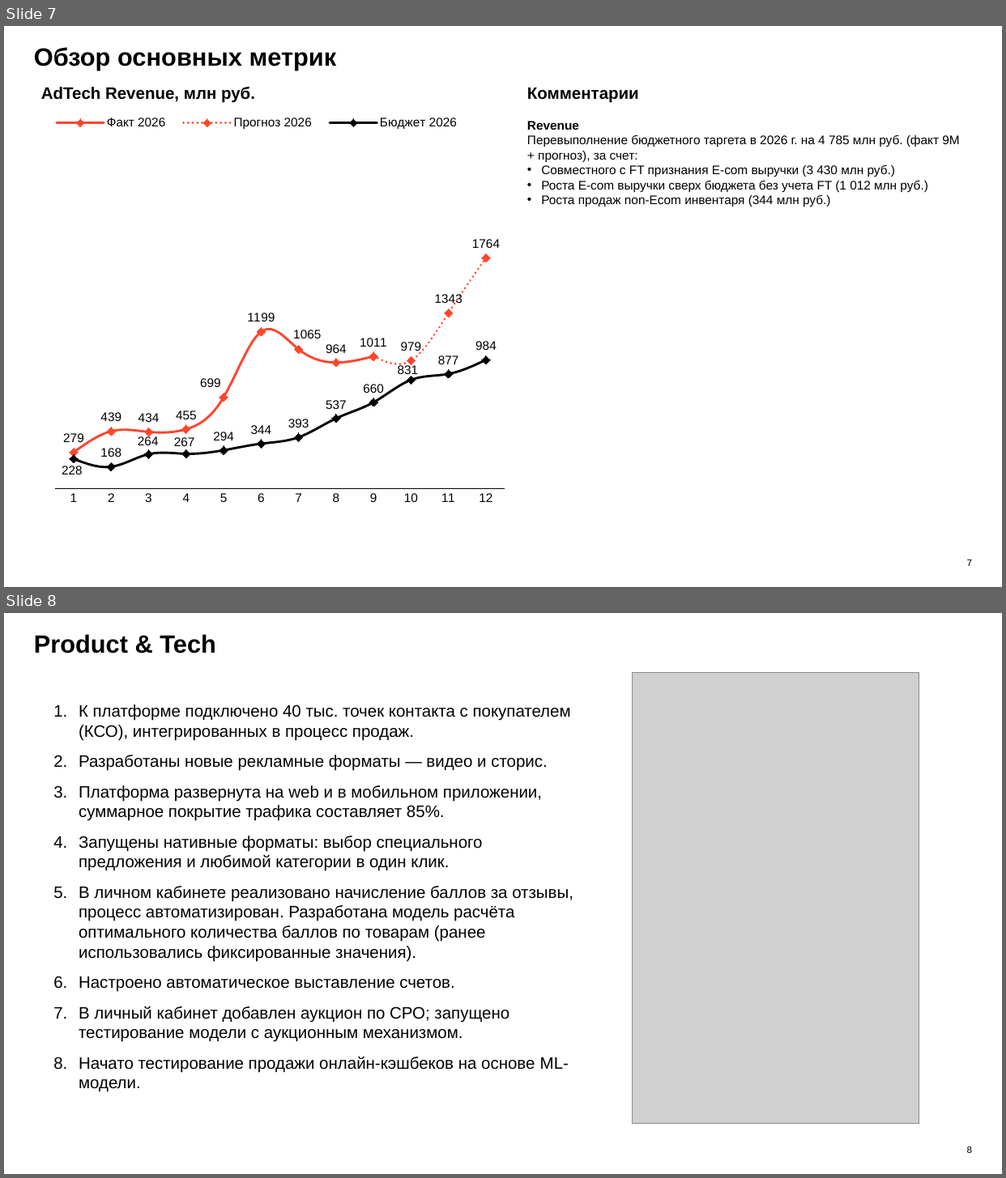
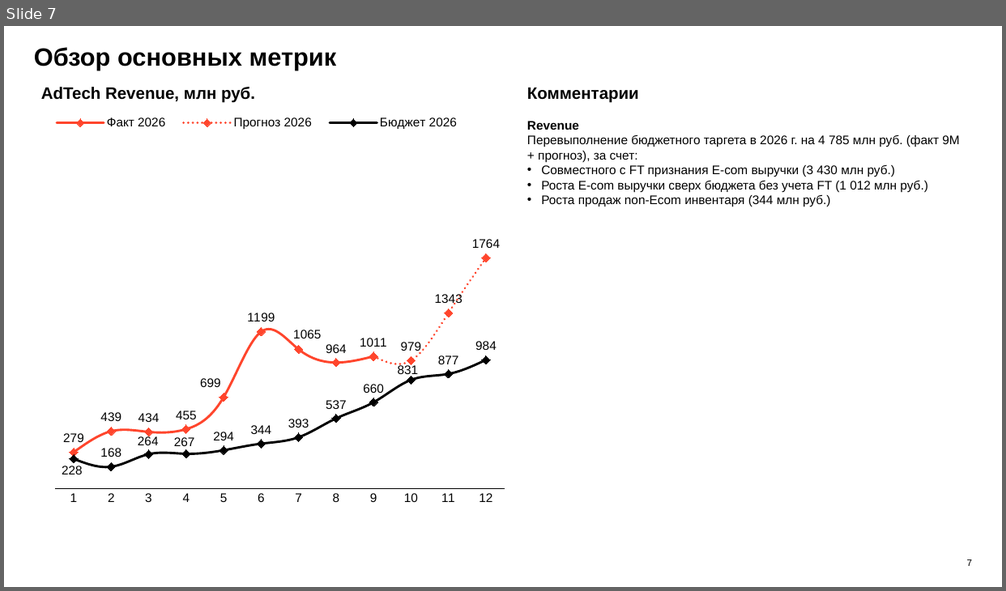
Before and after one commit to DenisMagnit/1, a slide deck: AdTech_MBR_September_prelim.pptx. Shown one above the other, each under a label of ours: slides 7 and 8 before the commit, slide 7 after it. The pictures are 1006x1178 and 1006x591 pixels, drawn with LibreOffice and Linux fonts; fonts in the diff are those of the drawing; grey boxes stand for pictures; background and template pictures are left out. Boxes give left, top, right and bottom in pixels: in the first picture for what was removed or moved away, otherwise in the second. Text is boxed around its words. In the diff, an @@ line names an element or a change of style, - is before the commit and + after.

```diff
--- a/AdTech_MBR_September_prelim.pptx
+++ b/AdTech_MBR_September_prelim.pptx
@@ slide 8 removed at <box>4,613,1002,1174</box>, background #FFFFFF @@
@@ text removed at <box>34,634,216,653</box> @@
-Product & Tech
@@ picture removed at <box>632,673,919,1124</box> @@
@@ text removed at <box>79,705,573,1092</box> @@
-1. К платформе подключено 40 тыс. точек контакта с покупателем (КСО), интегрированных в процесс продаж.
-2. Разработаны новые рекламные форматы — видео и сторис.
-3. Платформа развернута на web и в мобильном приложении, суммарное покрытие трафика составляет 85%.
-4. Запущены нативные форматы: выбор специального предложения и любимой категории в один клик.
-5. В личном кабинете реализовано начисление баллов за отзывы, процесс автоматизирован. Разработана модель расчёта оптимального количества баллов по товарам (ранее использовались фиксированные значения).
-6. Настроено автоматическое выставление счетов.
-7. В личный кабинет добавлен аукцион по СРО; запущено тестирование модели с аукционным механизмом.
-8. Начато тестирование продажи онлайн-кэшбеков на основе ML-модели.
@@ page number removed at <box>967,1147,972,1153</box> @@
-8
```
Also in this commit, not shown: 1 other slide removed.
